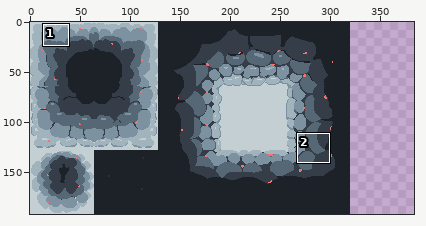
Edited in one commit: sprite sheet (AstroMiner/Content/img/ruby-tileset.png). The picture above shows the old version from afar; the outline marks the close-up.
Close-up. Old version:
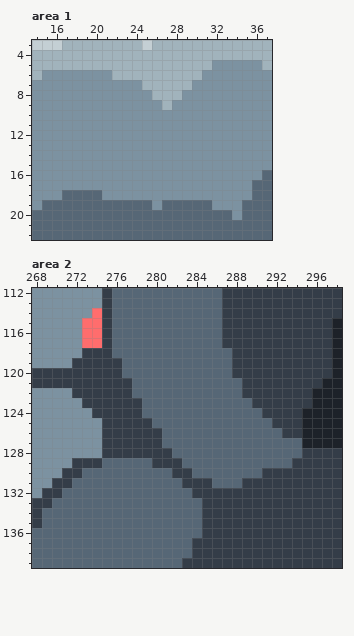
The file is 320x192 pixels. Shown: area 1: x 14..37, y 3..22; area 2: x 268..298, y 112..139. The old version is drawn lined up with the new one, on the new canvas. The commit also changed other parts of the picture, which this record leaves out.
The result:
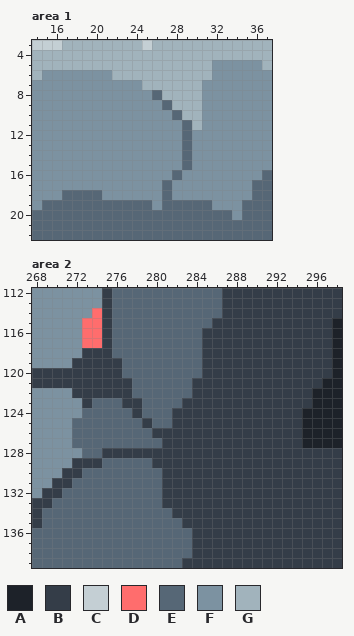
Palette (. is transparent): A #1d2229  B #343d48  C #c4cfd4  D #ff6d6d  E #566776  F #7c92a1  G #a1b3bc
The exact change:
canvas 320x192 -> 384x192
Area 1:
y 6: x 31 F -> G
y 7: x 30 F -> G
y 8: x 26 G -> E; x 29..30 FF -> GG
y 9: x 27..30 GFFF -> EGGG
y 10: x 28..30 FFF -> EGG
y 11: x 29..30 FF -> EG
y 12..15: x 29 F -> E
y 16: x 28 F -> E
y 17..18: x 27 F -> E
Area 2:
y 115: x 286 E -> B
y 116..117: x 285..286 EE -> BB
y 118..120: x 285..287 EEE -> BBB
y 121..122: x 284..288 EEEEE -> BBBBB
y 123: x 274..276 BBB -> EEE; x 283..289 EEEEEEE -> BBBBBBB
y 124: x 273..277 FBBBB -> EEEEE; x 282..290 EEEEEEEEE -> BBBBBBBBB
y 125: x 272..278 FFFBBBB -> EEEEEEE; x 282..291 EEEEEEEEEE -> BBBBBBBBBB
y 126: x 272..279 FFFBBBBB -> EEEEEEEE; x 281..292 EEEEEEEEEEEE -> BBBBBBBBBBBB
y 127: x 272..294 FFFBBBBBBEEEEEEEEEEEEEE -> EEEEEEEEEBBBBBBBBBBBBBB
y 128: x 273..274 FF -> EE; x 282..294 EEEEEEEEEEEEE -> BBBBBBBBBBBBB
y 129: x 283..293 EEEEEEEEEEE -> BBBBBBBBBBB
y 130: x 281 E -> B; x 284..290 EEEEEEE -> BBBBBBB
y 131: x 281..282 EE -> BB; x 286..288 EEE -> BBB
y 132: x 281..283 EEE -> BBB
y 133: x 281..284 EEEE -> BBBB
y 134: x 282..284 EEE -> BBB
y 135: x 283..284 EE -> BB
y 136: x 284 E -> B
Boxes around the changes in both close-ups, in picture pixels (x1, y1, x2, y2):
changed: (152, 70, 212, 200)
changed: (72, 318, 302, 538)
